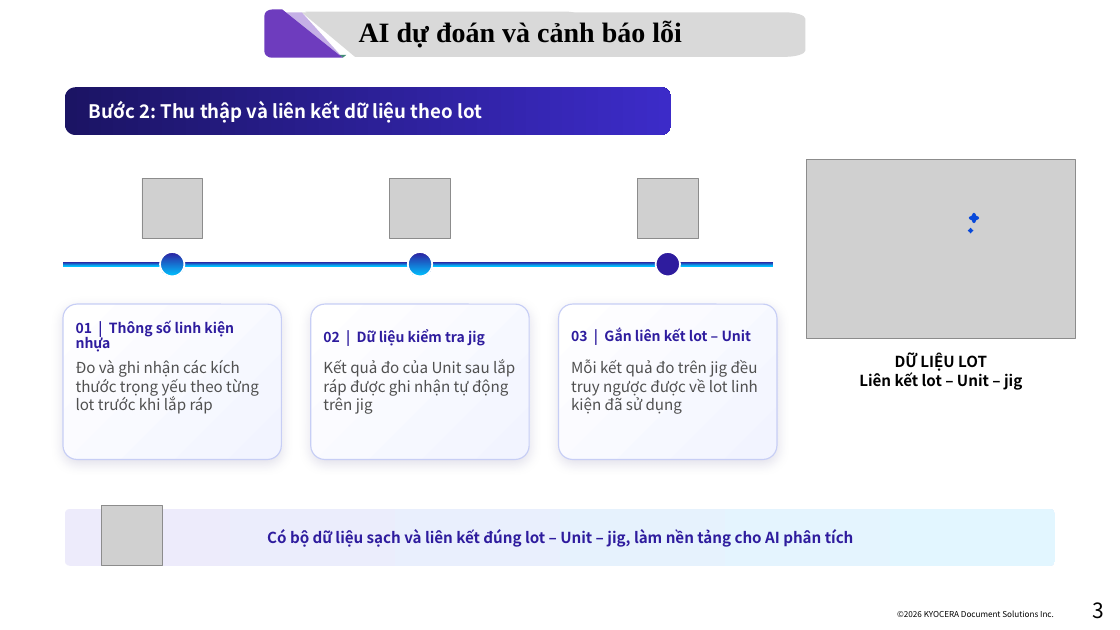
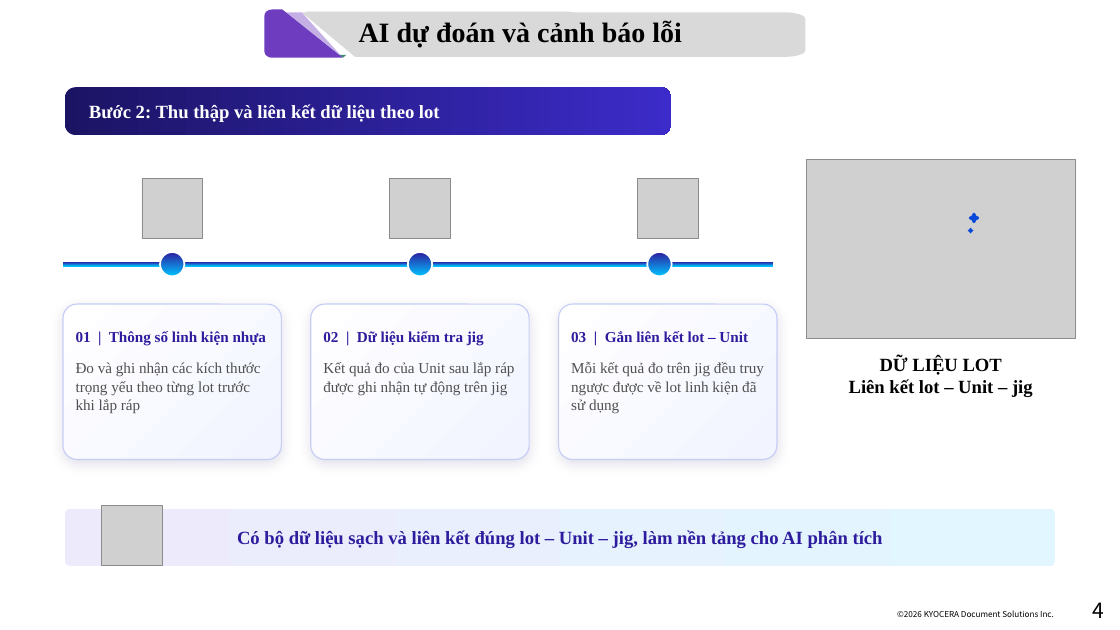
Before and after one commit to Nakazasen/AIOS_habbit, a slide deck: slide 4 of AI cảnh báo lỗi LSU.pptx (slide 3 before the commit). Drawn at 1120x630 pixels with LibreOffice and Linux fonts; fonts in the diff are those of the drawing; grey boxes stand for pictures; background and template pictures are left out. Boxes give left, top, right and bottom in pixels: in the first picture for what was removed or moved away, otherwise in the second. Text is boxed around its words. In the diff, an @@ line names an element or a change of style, - is before the commit and + after.

```diff
--- a/AI cảnh báo lỗi LSU.pptx
+++ b/AI cảnh báo lỗi LSU.pptx
@@ ellipse: place and size @@
-ellipse at (655, 252, 680, 276)
+ellipse at (648, 252, 672, 276)
@@ ellipse at (648, 252, 672, 276): fill #2E1C9E to gradient #2E1C9E to #00C2FF @@
@@ text "01 | Thông số linh ..." at (76, 331, 267, 346): size 12 to 13 pt, font Noto Sans CJK JP to Times New Roman; line spacing 0.9 to 1 @@
@@ text "02 | Dữ liệu kiểm ..." at (323, 331, 484, 346): size 12 to 13 pt, font Noto Sans CJK JP to Times New Roman @@
@@ text "03 | Gắn liên kết ..." at (571, 331, 748, 342): size 12 to 13 pt, font Noto Sans CJK JP to Times New Roman; line spacing 0.9 to 1 @@
@@ font Noto Sans CJK JP to Times New Roman in 4 elements at (65, 87, 671, 135), (76, 362, 261, 413), (323, 362, 514, 396), (571, 361, 764, 414) @@
@@ text "DỮ LIỆU LOT" at (849, 357, 1033, 397): size 13 to 16 pt, font Noto Sans CJK JP to Times New Roman @@
@@ text "Có bộ dữ liệu sạch ..." at (237, 530, 883, 548): size 13 to 16 pt, font Noto Sans CJK JP to Times New Roman @@
@@ page number at (1093, 602, 1105, 618): text changed @@
-3
+4
```
Also in this commit, not shown: 4 other slides changed, 2 slides added.
